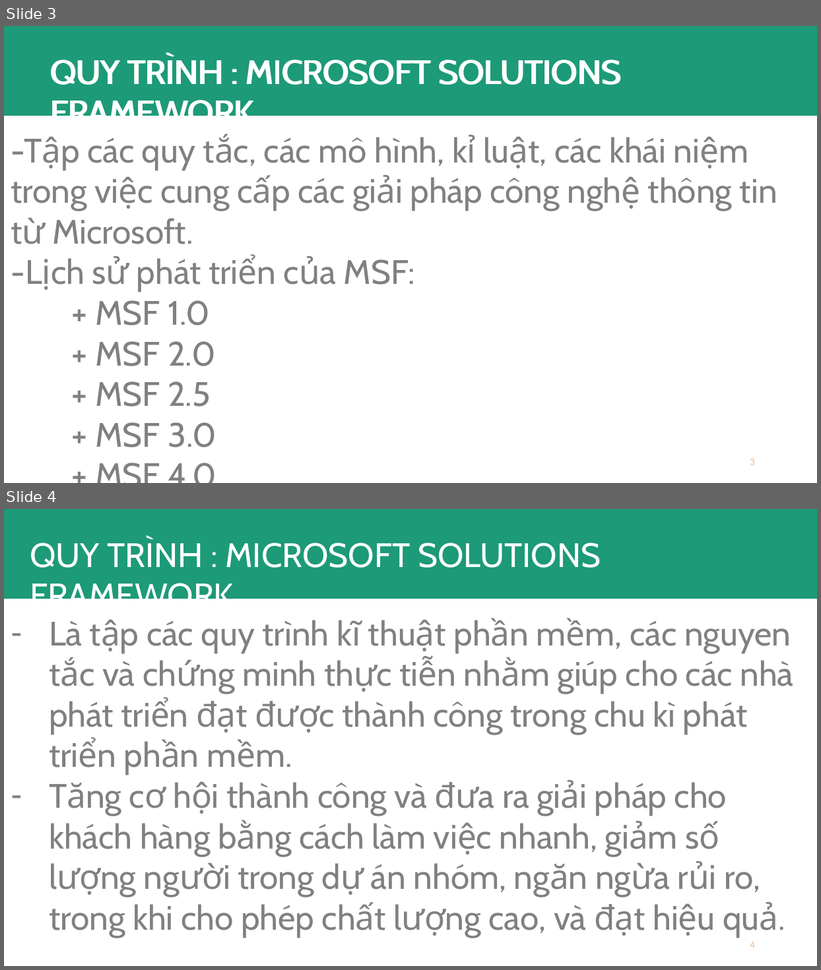
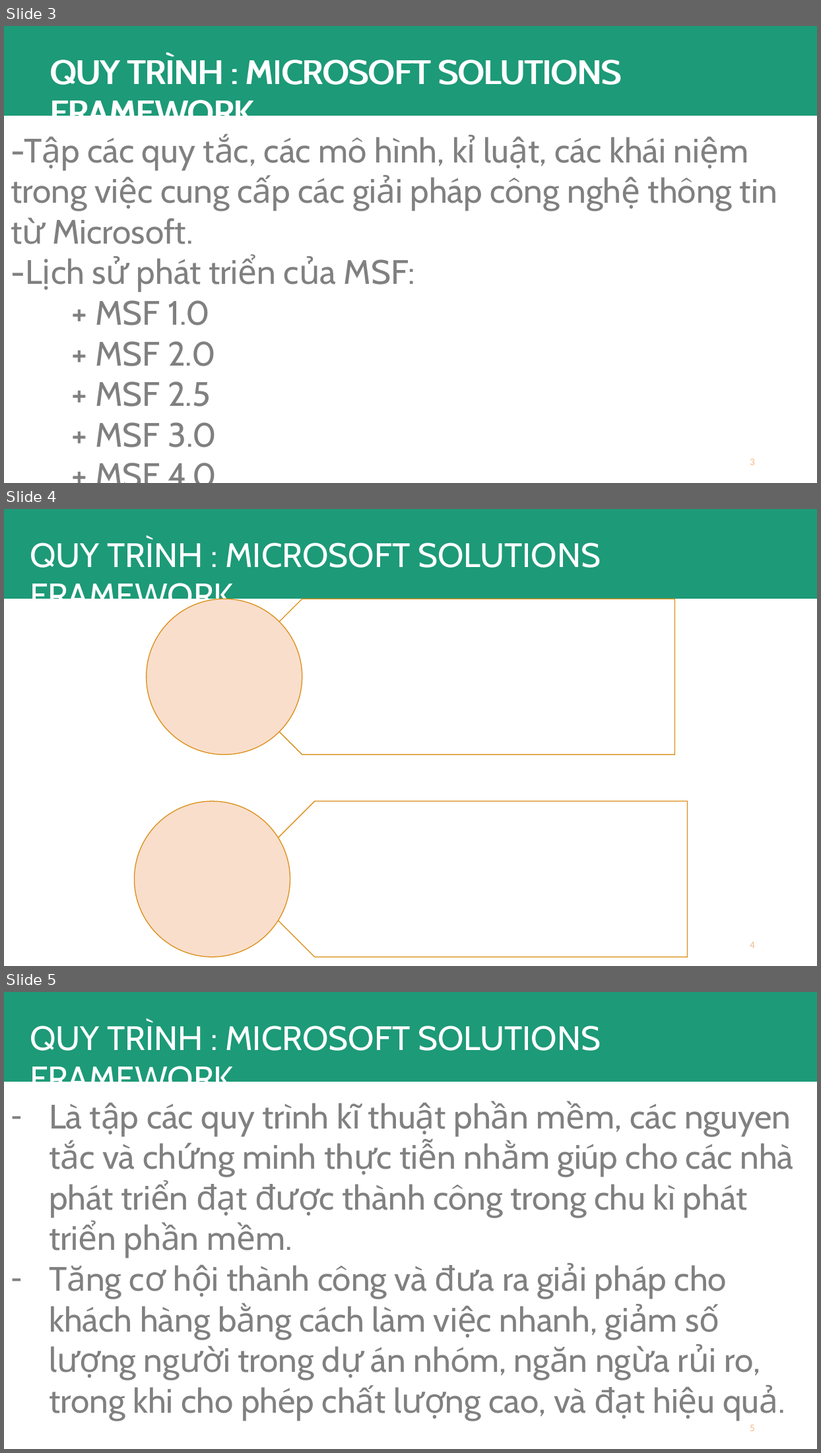
Before and after one commit to hoangthien/CNPMCS, a slide deck: Serminar.pptx. Shown one above the other, each under a label of ours: slides 3 and 4 before the commit, slides 3, 4 and 5 after it. The pictures are 821x970 and 821x1453 pixels, drawn with LibreOffice and Linux fonts; fonts in the diff are those of the drawing. Boxes give left, top, right and bottom in pixels: in the first picture for what was removed or moved away, otherwise in the second. Text is boxed around its words. In the diff, an @@ line names an element or a change of style, - is before the commit and + after.

```diff
--- a/Serminar.pptx
+++ b/Serminar.pptx
@@ slide 4 added at [4, 509, 817, 966], background #FFFFFF @@
@@ rectangle added at [4, 509, 817, 599], fill #1D9A78 @@
@@ text added at [30, 539, 601, 615], 40 pt, text #FFFFFF @@
+QUY TRÌNH : MICROSOFT SOLUTIONS FRAMEWORK
@@ group added at [135, 599, 688, 958]: 2 pentagon arrows, 2 ellipses @@
@@ page number added at [750, 942, 755, 949], 12 pt, text #F5BC8C @@
+4
@@ what was slide 4 is now slide 5 @@
@@ page number at [750, 1425, 755, 1432]: text changed @@
-4
+5
```
Also in this commit, not shown: 1 other slide added.
